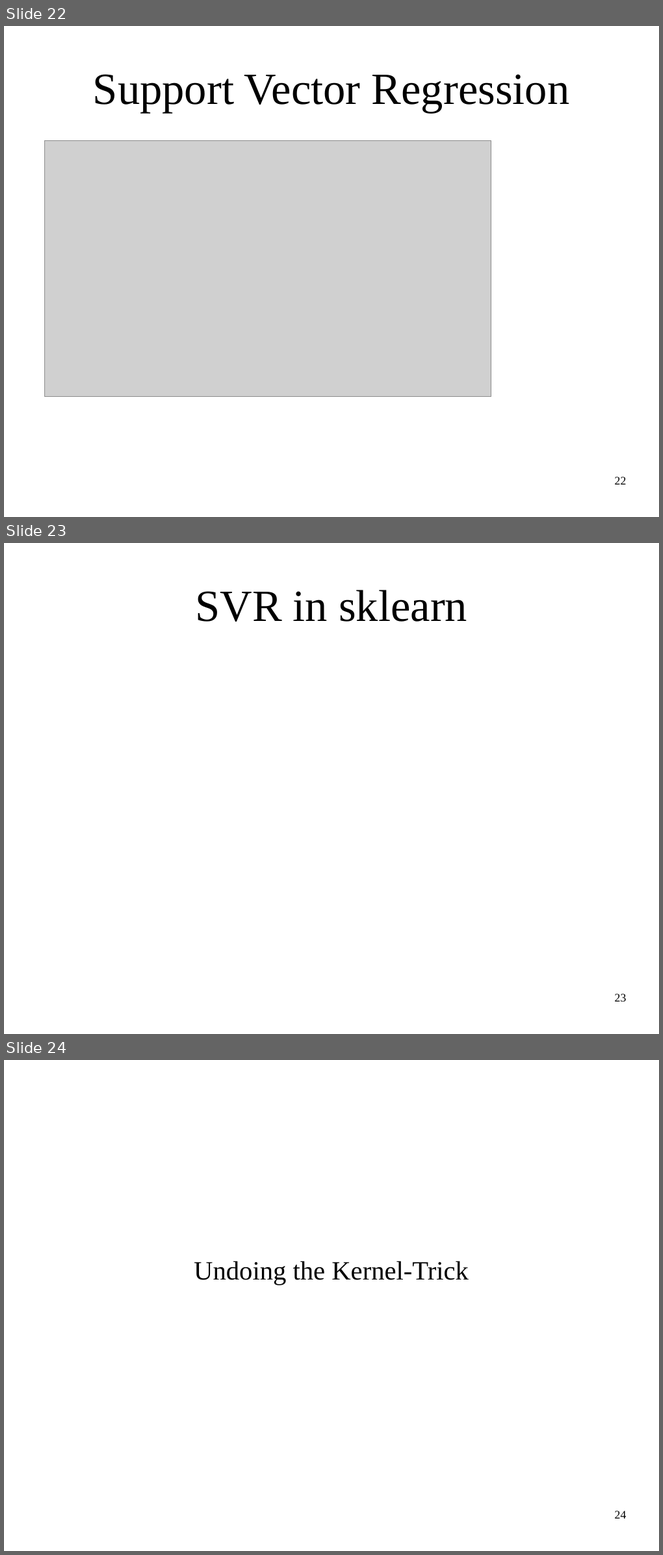
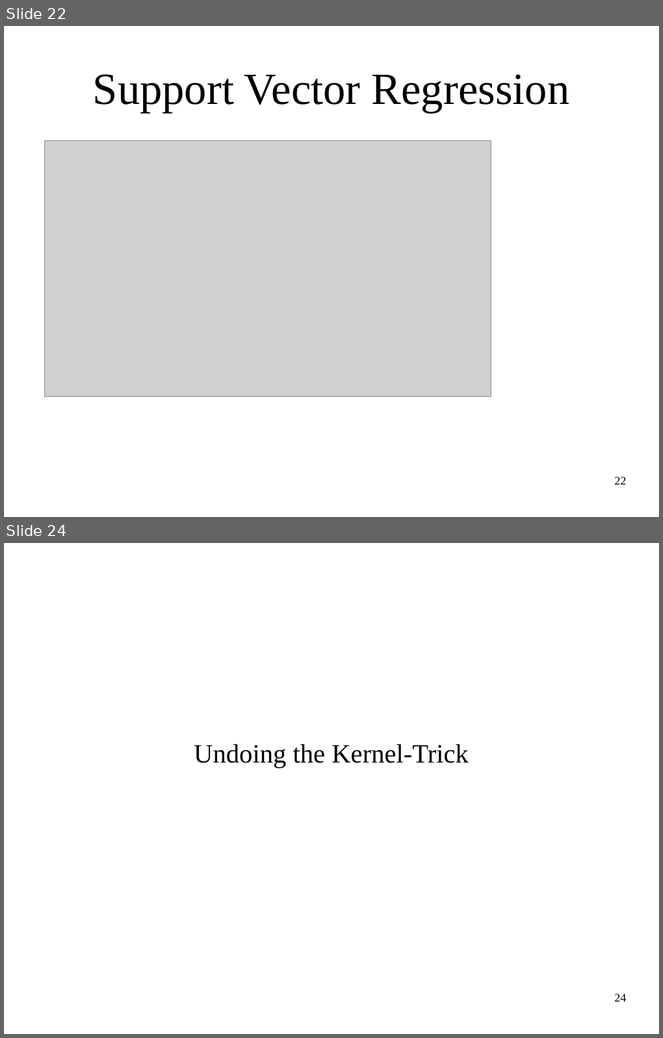
Before and after one commit to amueller/applied_ml_spring_2017, a slide deck: slides/aml-09-021517.odp. Shown one above the other, each under a label of ours: slides 22, 23 and 24 before the commit, slides 22 and 24 after it; the slides between them are not shown. The pictures are 663x1555 and 663x1038 pixels, drawn with LibreOffice and Linux fonts; fonts in the diff are those of the drawing; grey boxes stand for pictures. Boxes give left, top, right and bottom in pixels: in the first picture for what was removed or moved away, otherwise in the second. Text is boxed around its words. In the diff, an @@ line names an element or a change of style, - is before the commit and + after.

```diff
--- a/slides/aml-09-021517.odp
+++ b/slides/aml-09-021517.odp
@@ slide 23 removed at (x1=4, y1=543, x2=659, y2=1034), background #FFFFFF @@
@@ title removed at (x1=195, y1=590, x2=467, y2=622) @@
-SVR in sklearn
@@ page number removed at (x1=615, y1=994, x2=627, y2=1002) @@
-23
```
Also in this commit, not shown: 9 slides changed, 4 slides added, 2 other slides removed, 1 other file.
